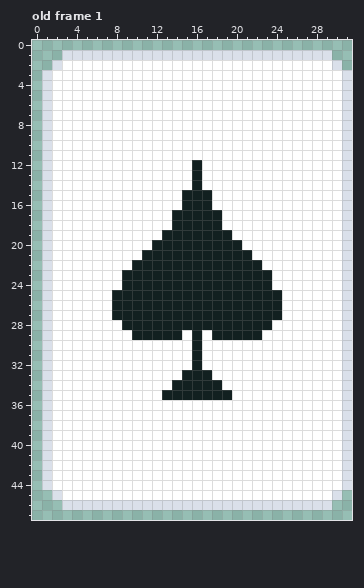
One commit to this pixel-art file: BossRushGame/Assets/Art/Sprites/PokerBoss/Card.aseprite. This is how it looked before the edit.
32x48 pixels, 2 frames. Shown: old frame 1. The commit also changed other frames, which this record leaves out.
After:
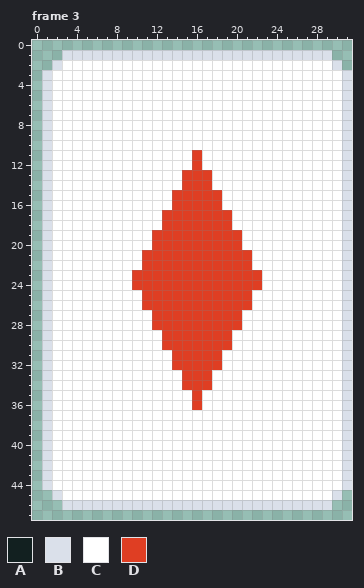
Palette (. is transparent): A #122020  B #dae0ea  C #ffffff  D #df3e23
A new or re-ordered frame is compared with the old frame closest to it.
Author's note on the commit: Boss pick random card
The exact change:
{"change": "frames 2 -> 5"}
{"where": "frame 3 is new; against old frame 1"}
{"frame":3,"y":11,"x":16,"old":"C","new":"D"}
{"frame":3,"y":12,"x":16,"old":"A","new":"D"}
{"frame":3,"y":13,"x":15,"old":"CAC","new":"DDD"}
{"frame":3,"y":14,"x":15,"old":"CAC","new":"DDD"}
{"frame":3,"y":15,"x":14,"old":"CAAAC","new":"DDDDD"}
{"frame":3,"y":16,"x":14,"old":"CAAAC","new":"DDDDD"}
{"frame":3,"y":17,"x":13,"old":"CAAAAAC","new":"DDDDDDD"}
{"frame":3,"y":18,"x":13,"old":"CAAAAAC","new":"DDDDDDD"}
{"frame":3,"y":19,"x":12,"old":"CAAAAAAAC","new":"DDDDDDDDD"}
{"frame":3,"y":20,"x":12,"old":"AAAAAAAAA","new":"DDDDDDDDD"}
{"frame":3,"y":21,"x":11,"old":"AAAAAAAAAAA","new":"DDDDDDDDDDD"}
{"frame":3,"y":22,"x":10,"old":"AAAAAAAAAAAAA","new":"CDDDDDDDDDDDC"}
{"frame":3,"y":23,"x":9,"old":"AAAAAAAAAAAAAAA","new":"CDDDDDDDDDDDDDC"}
{"frame":3,"y":24,"x":9,"old":"AAAAAAAAAAAAAAA","new":"CDDDDDDDDDDDDDC"}
{"frame":3,"y":25,"x":8,"old":"AAAAAAAAAAAAAAAAA","new":"CCCDDDDDDDDDDDCCC"}
{"frame":3,"y":26,"x":8,"old":"AAAAAAAAAAAAAAAAA","new":"CCCDDDDDDDDDDDCCC"}
{"frame":3,"y":27,"x":8,"old":"AAAAAAAAAAAAAAAAA","new":"CCCCDDDDDDDDDCCCC"}
{"frame":3,"y":28,"x":9,"old":"AAAAAAAAAAAAAAA","new":"CCCDDDDDDDDDCCC"}
{"frame":3,"y":29,"x":10,"old":"AAAAACACAAAAA","new":"CCCDDDDDDDCCC"}
{"frame":3,"y":30,"x":13,"old":"CCCACCC","new":"DDDDDDD"}
{"frame":3,"y":31,"x":14,"old":"CCACC","new":"DDDDD"}
{"frame":3,"y":32,"x":14,"old":"CCACC","new":"DDDDD"}
{"frame":3,"y":33,"x":15,"old":"AAA","new":"DDD"}
{"frame":3,"y":34,"x":14,"old":"AAAAA","new":"CDDDC"}
{"frame":3,"y":35,"x":13,"old":"AAAAAAA","new":"CCCDCCC"}
{"frame":3,"y":36,"x":16,"old":"C","new":"D"}
